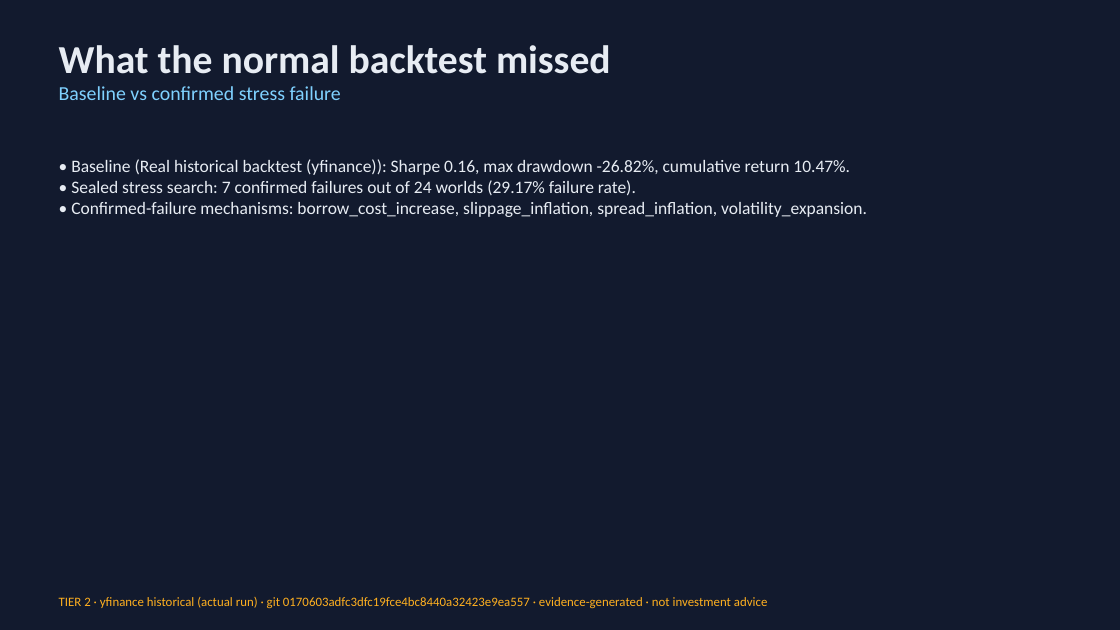
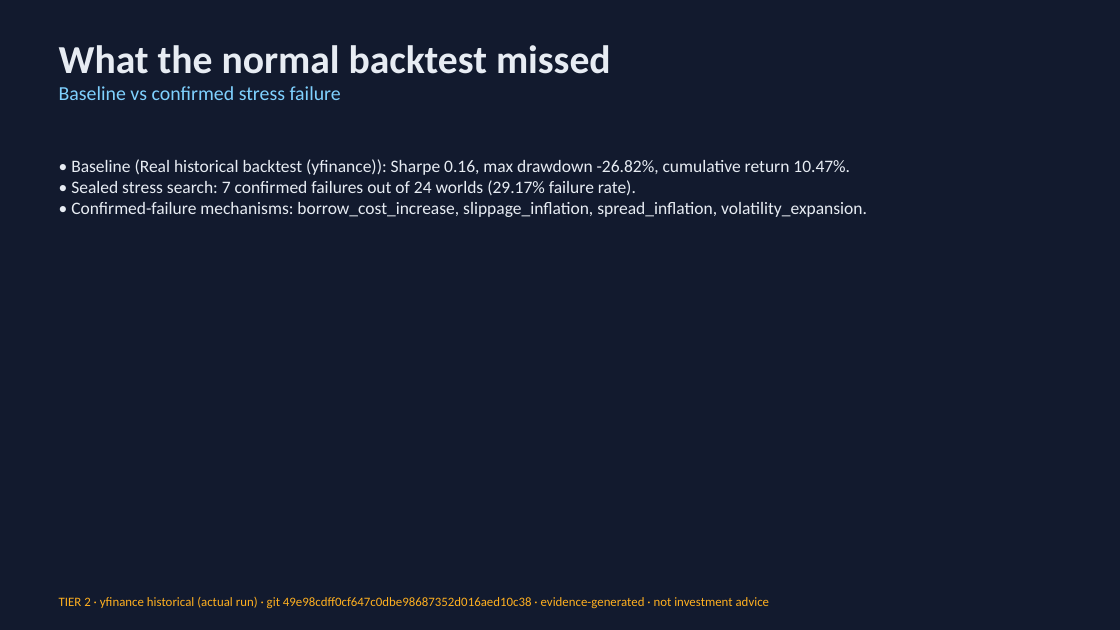
Before and after one commit to Scott-Switzer/market-fuzzer, a slide deck: slide 5 of app/static/pitch-deck/fenrix_deck.pptx. Drawn at 1120x630 pixels with LibreOffice and Linux fonts; fonts in the diff are those of the drawing. Boxes give left, top, right and bottom in pixels: in the first picture for what was removed or moved away, otherwise in the second. Text is boxed around its words. In the diff, an @@ line names an element or a change of style, - is before the commit and + after.

Commit message:
test(fenrix-submission): _latest_package prefers HEAD-matched evidence dir (deterministic audit, no synthetic shadowing)

```diff
--- a/app/static/pitch-deck/fenrix_deck.pptx
+++ b/app/static/pitch-deck/fenrix_deck.pptx
@@ text at bbox=[59, 597, 769, 608]: text changed @@
-TIER 2 · yfinance historical (actual run) · git 0170603adfc3dfc19fce4bc8440a32423e9ea557 · evidence-generated · not investment advice
+TIER 2 · yfinance historical (actual run) · git 49e98cdff0cf647c0dbe98687352d016aed10c38 · evidence-generated · not investment advice
```
Also in this commit, not shown: 3 other slides changed, 3 other files.
